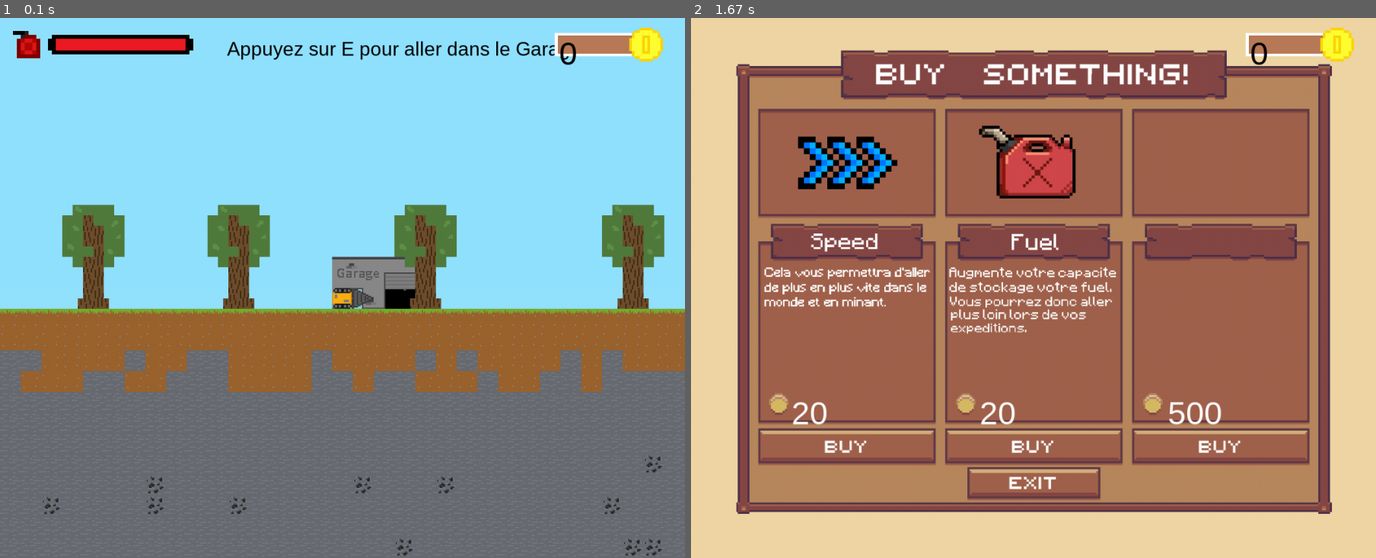
Above: before the commit, frames 1-2 (left to right).
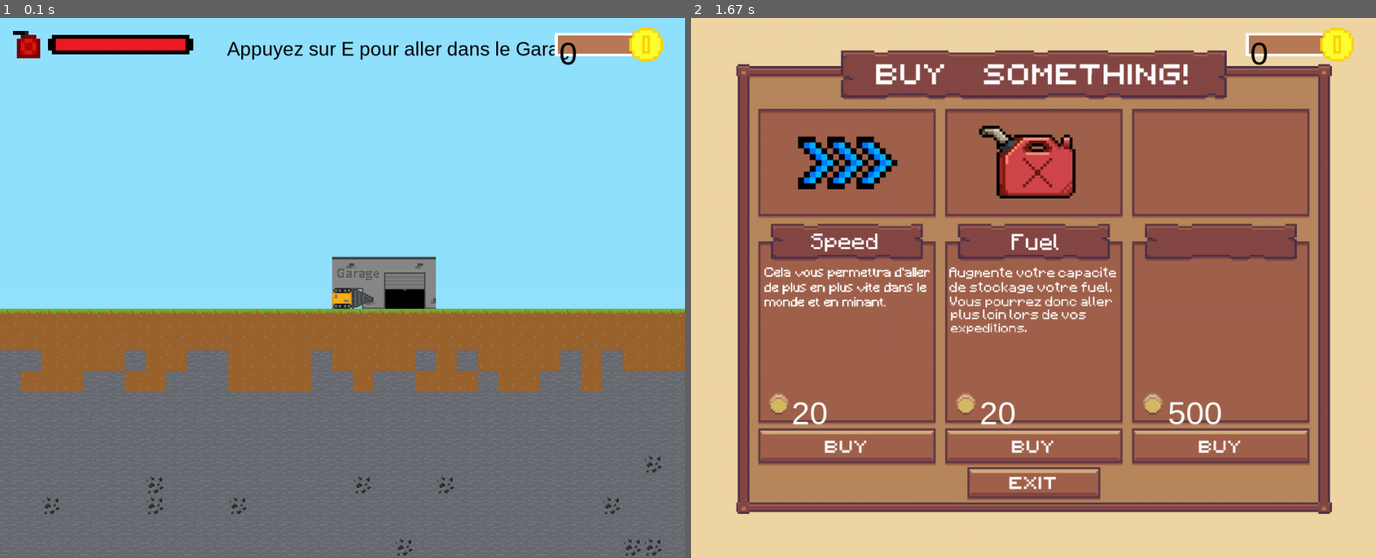
Above: after the commit, the same moments.

Repository: MaitreRenard18/Terrario
Game: pygame game, started from Terrario.py
The game is run twice, just before and just after one commit, with the same random seed, the same clock (stepped at 60 frames per second) and the same inputs.
Inputs:
- Up to frame 1 (0.1 s): no input
- Up to frame 2 (1.67 s): tap E at 0.33 s

The runs differ from the first frame. In frame 1, 4.9% of the frame differs, in the area x 9-97%, y 34-54%; in frame 2, nothing differs.

Commit message:
Update Terrario.py

Diff:
--- a/Terrario.py
+++ b/Terrario.py
@@ -138,6 +138,8 @@
     "ruby": 15
 } #Dictionnaire contenant l'or donné pour chaque minerai
 
+skin = None
+
 class Player:
     def __init__(self, position, map, garage):
         self.position = position #Prend en paramètre la position du joueur
@@ -173,11 +175,17 @@
     def tick(self):
         screensize = screen.get_size()
 
-        drill_base_texture = pygame.transform.scale(textures["drill_base_{}".format(self.direction[0])], (32, 32))
+        if skin:
+            drill_base_texture = pygame.transform.scale(textures["spongebob_drill_{}".format(self.direction[0])], (32, 32))
+        else:
+            drill_base_texture = pygame.transform.scale(textures["drill_base_{}".format(self.direction[0])], (32, 32))
         drill_base_position = (screensize[0] // 2 - 16, screensize[1] // 2)
         screen.blit(drill_base_texture, drill_base_position)
 
-        drill_texture = pygame.transform.scale(textures["drill_{}".format(self.direction[0])], (32, 32))
+        if skin:
+            drill_texture = pygame.transform.scale(textures["patrick_drill_{}".format(self.direction[0])], (32, 32))
+        else:
+            drill_texture = pygame.transform.scale(textures["drill_{}".format(self.direction[0])], (32, 32))
         drill_position = (drill_base_position[0] + self.direction[1][0] * 32, drill_base_position[1] + self.direction[1][1] * 32)
         screen.blit(drill_texture, drill_position)
 
@@ -217,9 +225,9 @@
             police = pygame.font.SysFont("Sans Serif", 30) #Je définie la police et la taille du texte à afficher
             press_info = police.render(("Appuyez sur E pour aller dans le Garage"), 1, (0,0,0)) #Je rentre les différents paramètres de mon texte dans la variable press_info (le texte, la couleur, ici en noir)
             screen.blit(press_info, (350, 30)) #Puis j'affiche le texte où je veux
-            if keys[pygame.K_e]:
+            if keys[pygame.K_e]: #Si le joueur appui sur E, en étant sur le garage
                 global bool_shop
-                bool_shop = True
+                bool_shop = True #Le booleen shop, est mis sur True, pour executer le shop dans la boucle principale
 
         if keys[pygame.K_g]: #Si la touche g est pressée
             self.gold += 100 #on augmente le gold de 100 (c'est un cheat code, pour faire des tests principalement)
@@ -326,9 +334,11 @@
     self.price += 20
 def fuel_button(self): #Fonction qui augmente le fuel maximum et le prix de l'amélioration qui vient d'être achetée
     self.player.fuel_max += 10
+    self.player.fuel = self.player.fuel_max #Je reeinitialise le fuel à 0, pour mettre en place la nouvelle amélioration
     self.price += 20
 def skin_button(self): #Fonction qui change le skin du joueur
-    print("owo")
+    global skin
+    skin = True
 def exit_button(self): #Fonction définie pour le bouton exit, pour sortir du shop, et retourner sur la map
     global bool_shop
     bool_shop = False
@@ -368,43 +378,6 @@
                 parachute_texture = textures["shop_parachute"]
                 screen.blit(pygame.transform.scale(parachute_texture, (160, 160)), (x * 32 - offset[0] * 32, y * 32 - offset[1] * 32 - 208))
 
-class Prop:
-    def __init__(self, texture, position, map, player):
-        self.texture = pygame.transform.scale(texture, (texture.get_width() * 2, texture.get_height() * 2))
-        self.position = position
-
-        self.map = map
-        self.player = player
-
-        self.falling_cooldown = 0
-
-    def tick(self):
-        x, y = self.position
-        width = self.texture.get_width() // 32 + (self.texture.get_width() % 2 > 0)
-
-        floor_underneath = False
-        for i in range(width):
-            if not self.map.tiles[x + i][y + 1] in ["cave", "scaffolding"]:
-                floor_underneath = True
-                self.falling_cooldown = 1
-
-        if self.falling_cooldown > 0:
-            self.falling_cooldown -= .25
-        elif not floor_underneath:
-            self.position = (x, y + 1)
-            self.falling_cooldown = 1
-
-        offset = self.player.get_camera_offset()
-        screensize = screen.get_size()
-
-        if offset[0] <= x + (width - 1) and offset[0] + screensize[0] // 32 > x and offset[1] < y + 1:
-            screen.blit(self.texture, (x * 32 - offset[0] * 32, y * 32 - offset[1] * 32 - (self.texture.get_height() - 32)))
-
-            if not floor_underneath:
-                parachute_texture = textures["shop_parachute"]
-                x = x * 32 - offset[0] * 32
-                y = y * 32 - offset[1] * 32  + 32 - self.texture.get_height() - self.texture.get_width()
-                screen.blit(pygame.transform.scale(parachute_texture, (self.texture.get_width(), self.texture.get_width())), (x, y))
 #Boucle principal
 clock = pygame.time.Clock() #Créer une "clock" qui permet de limiter la vitesse d'excution maximal grace à la fonction tick()
 
@@ -419,12 +392,6 @@
     Button(textures["buy"], [679, 632], 500, skin_button, drill),
     Button(textures["exit"], [426, 691], 0, exit_button, drill),
 ] #Tableau contenant chaque paramètres de chaque boutons
-
-trees = []
-i = 0
-while i < 1013:
-    i = random.randint(i + 4, i + 10)
-    trees.append(Prop(textures["tree"], [i, 0], level, drill))
 
 bool_shop = None #Faut changer ça, selon ce que tu veux (être dans le shop, ou sur la map princiaple)
 running = True
@@ -438,9 +405,6 @@
     else:
         level.render(drill.get_camera_offset()) #Affiche la carte avec une position de camera obtenue grace à fonction get_camera_offset()
         shop.tick() #"Met a jour" la shop
-        for tree in trees:
-            tree.tick()
-
         drill.tick() #"Met a jour" la foreuse
         hud.render_ingame() #"Met a jour" l'interface
 
@@ -450,5 +414,5 @@
         if event.type == pygame.QUIT:
             running = False
 
-#Lignes par Lucas: 200
-#Lignes par Ugo: 130
+#Lignes par Lucas: 190
+#Lignes par Ugo: 120
